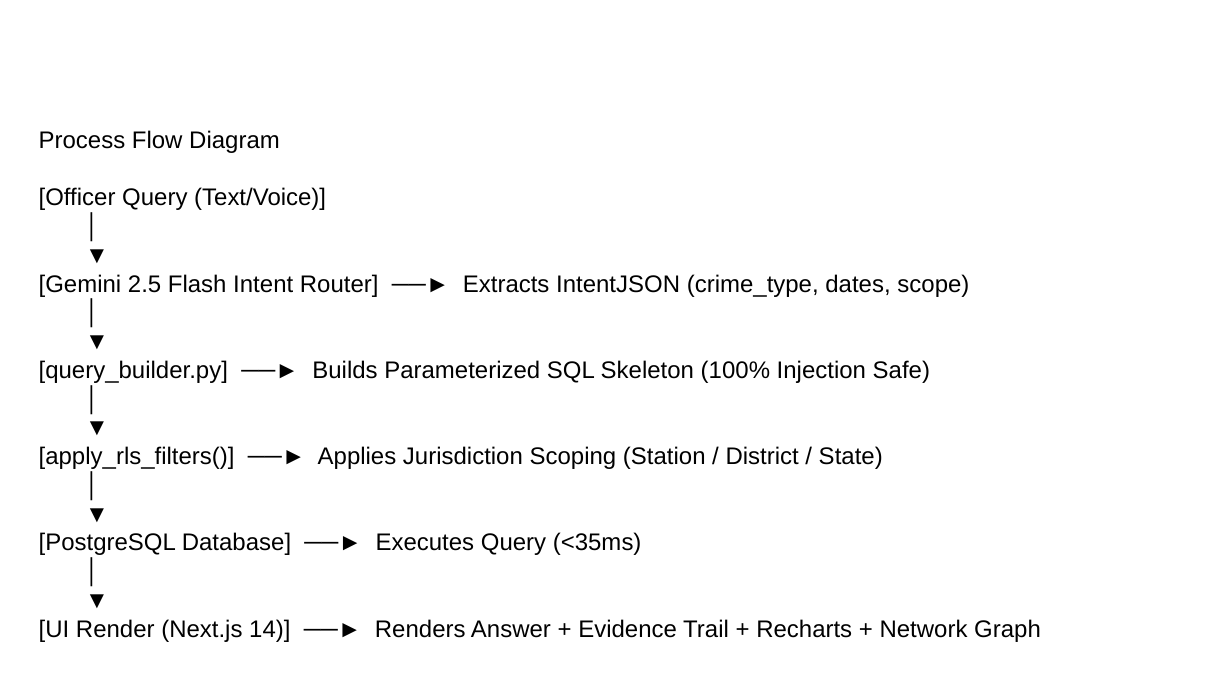
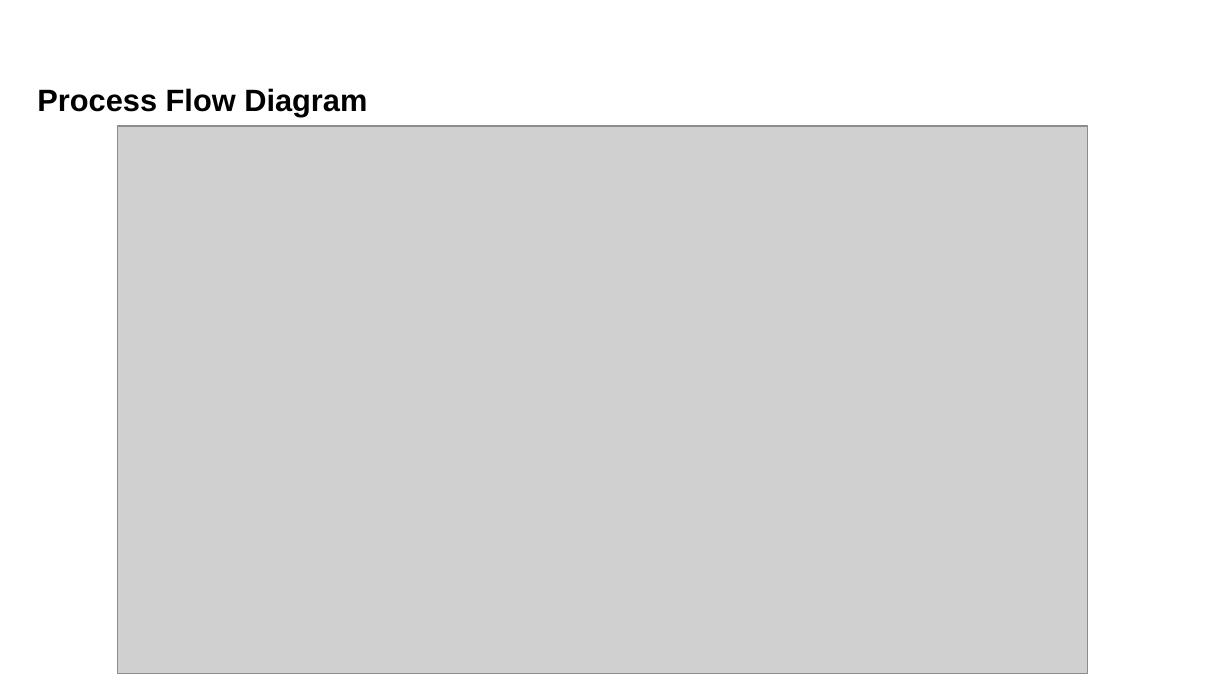
Before and after one commit to Bhakti-e/ibha-ksp, a slide deck: slide 5 of Ibha_KSP_Prototype_Submission.pptx. Drawn at 1232x693 pixels with LibreOffice and Linux fonts; fonts in the diff are those of the drawing; grey boxes stand for pictures; background and template pictures are left out. Boxes give left, top, right and bottom in pixels: in the first picture for what was removed or moved away, otherwise in the second. Text is boxed around its words. In the diff, an @@ line names an element or a change of style, - is before the commit and + after.

```diff
--- a/Ibha_KSP_Prototype_Submission.pptx
+++ b/Ibha_KSP_Prototype_Submission.pptx
@@ text "Process Flow Diagram" moved from (x1=39, y1=130, x2=1041, y2=642) to (x1=37, y1=88, x2=367, y2=117) @@
@@ text "Process Flow Diagram" at (x1=37, y1=88, x2=367, y2=117): size 14 to 18 pt, bold on @@
@@ picture added at (x1=117, y1=126, x2=1088, y2=673) @@
@@ text at (x1=39, y1=187, x2=1041, y2=642): paragraph removed @@
-[Officer Query (Text/Voice)]
-│
-▼
-[Gemini 2.5 Flash Intent Router] ──► Extracts IntentJSON (crime_type, dates, scope)
-│
-▼
-[query_builder.py] ──► Builds Parameterized SQL Skeleton (100% Injection Safe)
-│
-▼
-[apply_rls_filters()] ──► Applies Jurisdiction Scoping (Station / District / State)
-│
-▼
-[PostgreSQL Database] ──► Executes Query (<35ms)
-│
-▼
-[UI Render (Next.js 14)] ──► Renders Answer + Evidence Trail + Recharts + Network Graph
```
Also in this commit, not shown: 10 other slides changed, 3 slides removed, 5 other files.
